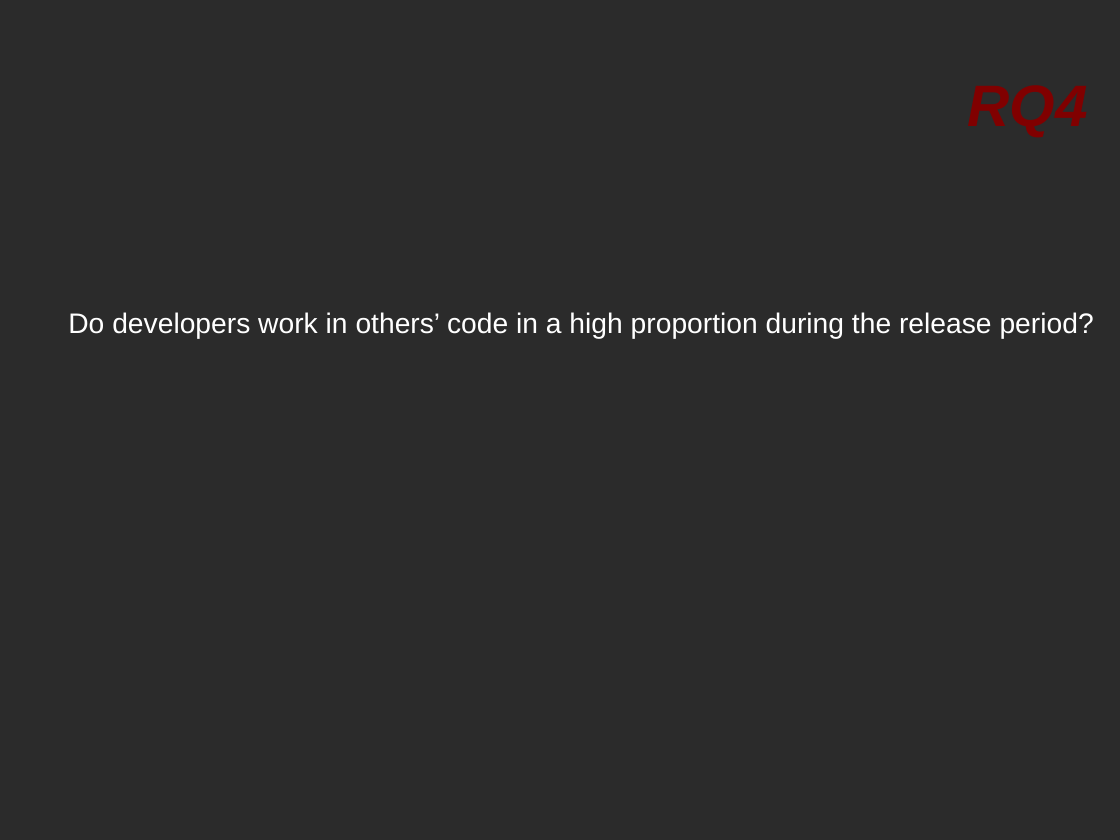
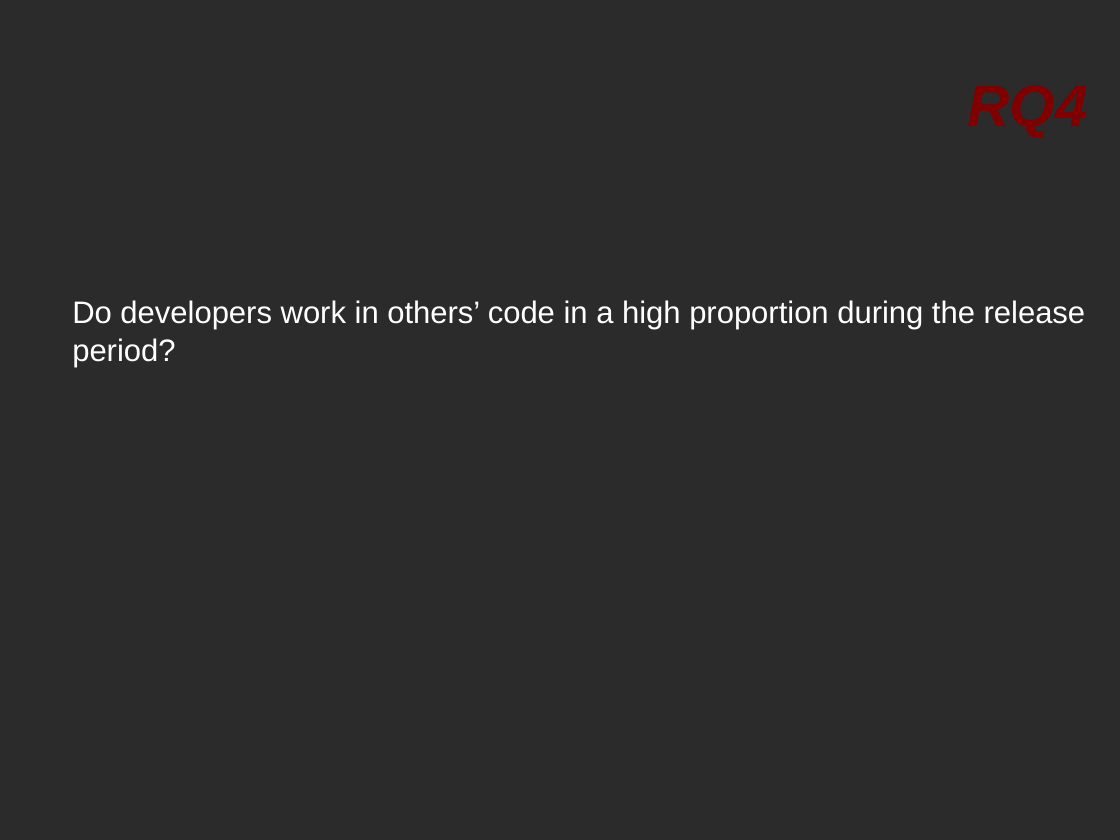
Before and after one commit to tajmilur-rahman/SOEN691D, a slide deck: slide 10 of presentation/research/paper1.odp. Drawn at 1120x840 pixels with LibreOffice and Linux fonts; fonts in the diff are those of the drawing; background and template pictures are left out; a plain dark background stands for a picture behind light text. Boxes give left, top, right and bottom in pixels: in the first picture for what was removed or moved away, otherwise in the second. Text is boxed around its words. In the diff, an @@ line names an element or a change of style, - is before the commit and + after.

```diff
--- a/presentation/research/paper1.odp
+++ b/presentation/research/paper1.odp
@@ text "Do developers work in others’ ...": place and size @@
-text "Do developers work in others’ ..." at (68,312,1094,338)
+text "Do developers work in others’ ..." at (72,300,1086,367)
@@ text "Do developers work in others’ ..." at (72,300,1086,367): size 20 to 22 pt @@
```
Also in this commit, not shown: 14 other slides changed, 16 other files.
